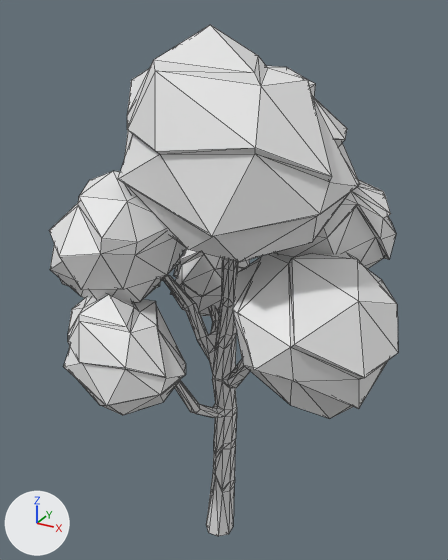
A saved change to the glTF model resources/meshes/environments/birch_tree_01.gltf.
Before and after are seen from a 50 mm camera at (4.41, -7.84, 9.06) aimed at (-0.07, 0.31, 4.99). Arrows for +X, +Y and +Z are at lower left; the lights stay in place. Mesh edges are drawn as thin lines. Where no turn or scale is listed for an object, it has been applied to the vertices. Vertices at the same position are counted once.

The first picture shows 'PP_Birch_Tree_06.001'.
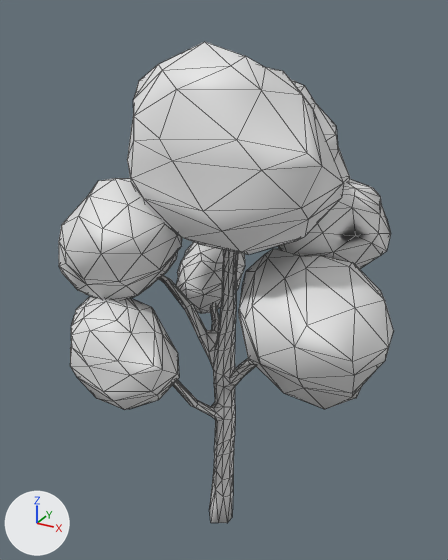
Diff of the bpy script that builds the scene:
```diff
--- a/resources/meshes/environments/birch_tree_01.gltf.py
+++ b/resources/meshes/environments/birch_tree_01.gltf.py
@@ me_scene_1810 @@
 # used by ob_pp_birch_tree_06_001; location = (0.0, 0.0, 0.0)
-me_scene_1810.from_pydata(...)  # 965 vertices, 1890 faces; spans x -2.93..2.97, y -2.5..2.67, z 0.0..8.86
+me_scene_1810.from_pydata(...)  # 965 vertices, 1884 faces; spans x -2.87..2.84, y -2.4..2.54, z 0.21..8.66
+# me_scene_1810 part 1: 964 of 965 vertices moved; they spanned x -2.93..2.97, y -2.5..2.67, z 0.0..8.86 and now span x -2.87..2.84, y -2.4..2.54, z 0.21..8.66; mean shift (0.0, 0.0, 0.0); largest move (1.99, 0.36, 6.54) -> (2.04, 0.32, 6.11)
+# me_scene_1810 part 2: the surface is now shaded smooth
```

Location of each change, [x1, y1, x2, y2] in pixels of the pictures (448 x 560 px; the box of a moved part takes in the faces that stretch with it):
'PP_Birch_Tree_06.001', reshaped: before [49, 25, 398, 536]; after [59, 42, 394, 523]
part 1 of me_scene_1810, moved or reshaped: before [49, 25, 398, 536]; after [59, 42, 394, 523]
